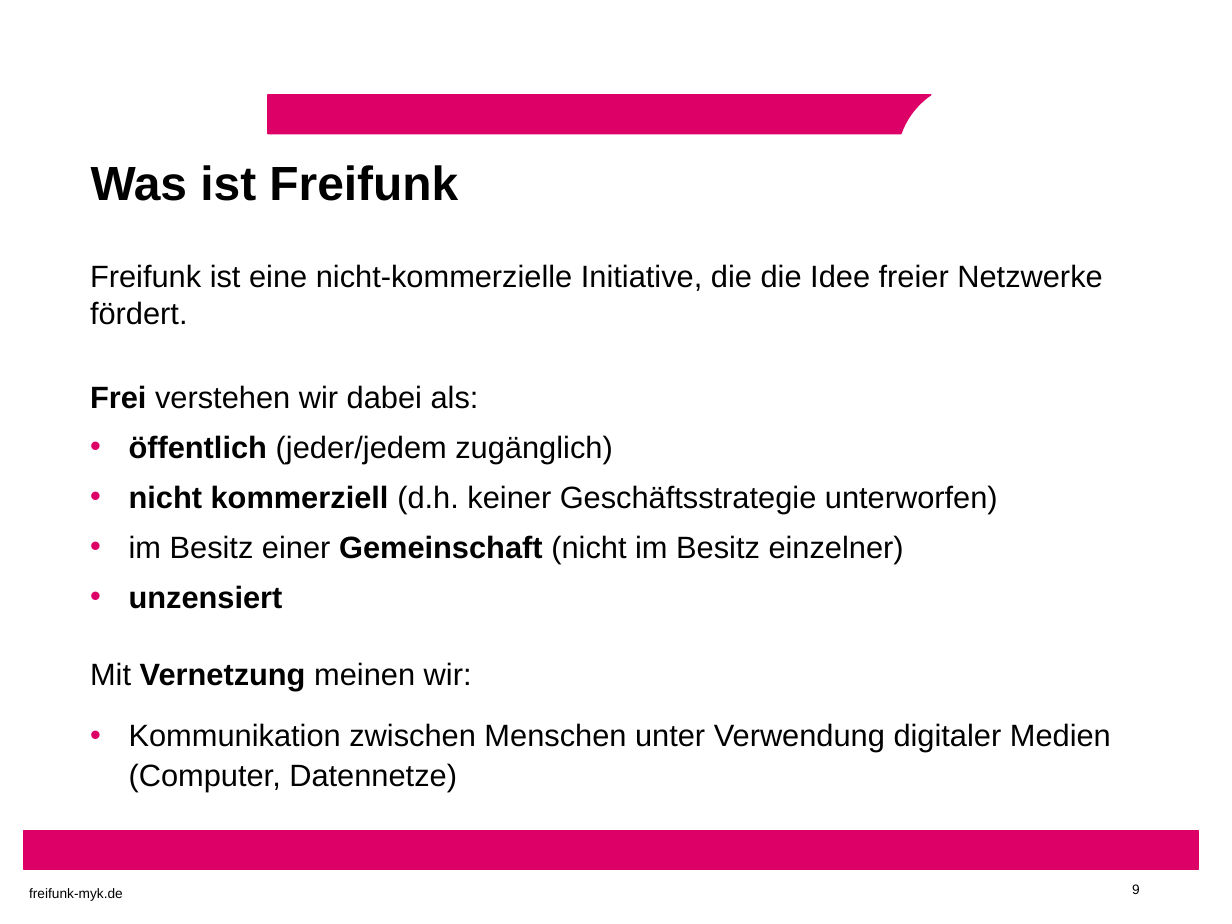
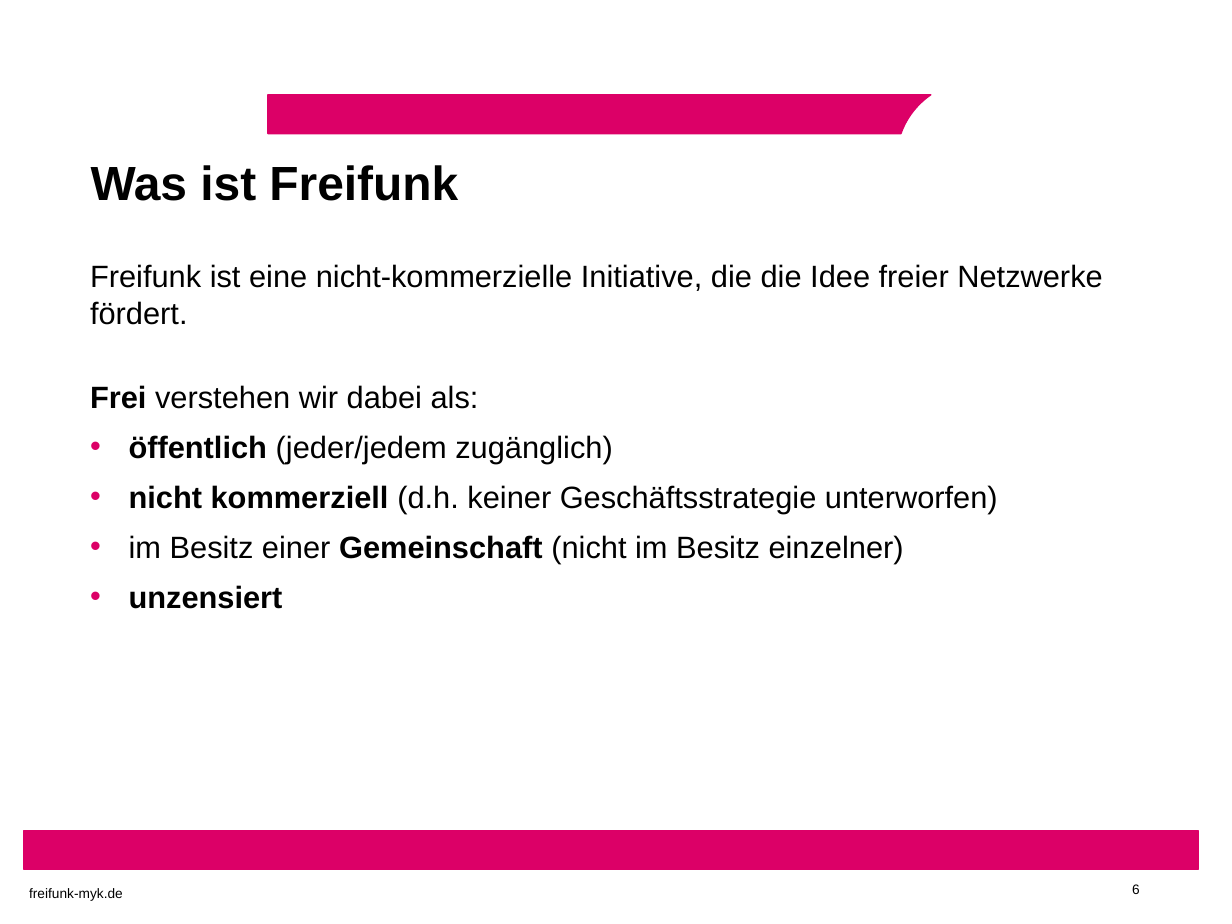
Before and after one commit to GitNorb/ffmyk-vorlagen, a slide deck: slide 6 of odp/FF-Vortrag-Gevenich/vortrag.odp (slide 9 before the commit). Drawn at 1232x924 pixels with LibreOffice and Linux fonts; fonts in the diff are those of the drawing; background and template pictures are left out. Boxes give left, top, right and bottom in pixels: in the first picture for what was removed or moved away, otherwise in the second. Text is boxed around its words. In the diff, an @@ line names an element or a change of style, - is before the commit and + after.

```diff
--- a/odp/FF-Vortrag-Gevenich/vortrag.odp
+++ b/odp/FF-Vortrag-Gevenich/vortrag.odp
@@ text at <box>90,662,1111,792</box>: paragraphs removed @@
-Mit Vernetzung meinen wir:
-    • Kommunikation zwischen Menschen unter Verwendung digitaler Medien (Computer, Datennetze)
@@ page number at <box>1132,884,1140,894</box>: text changed @@
-9
+6
```
Also in this commit, not shown: 1 other slide changed, 9 slides removed.
